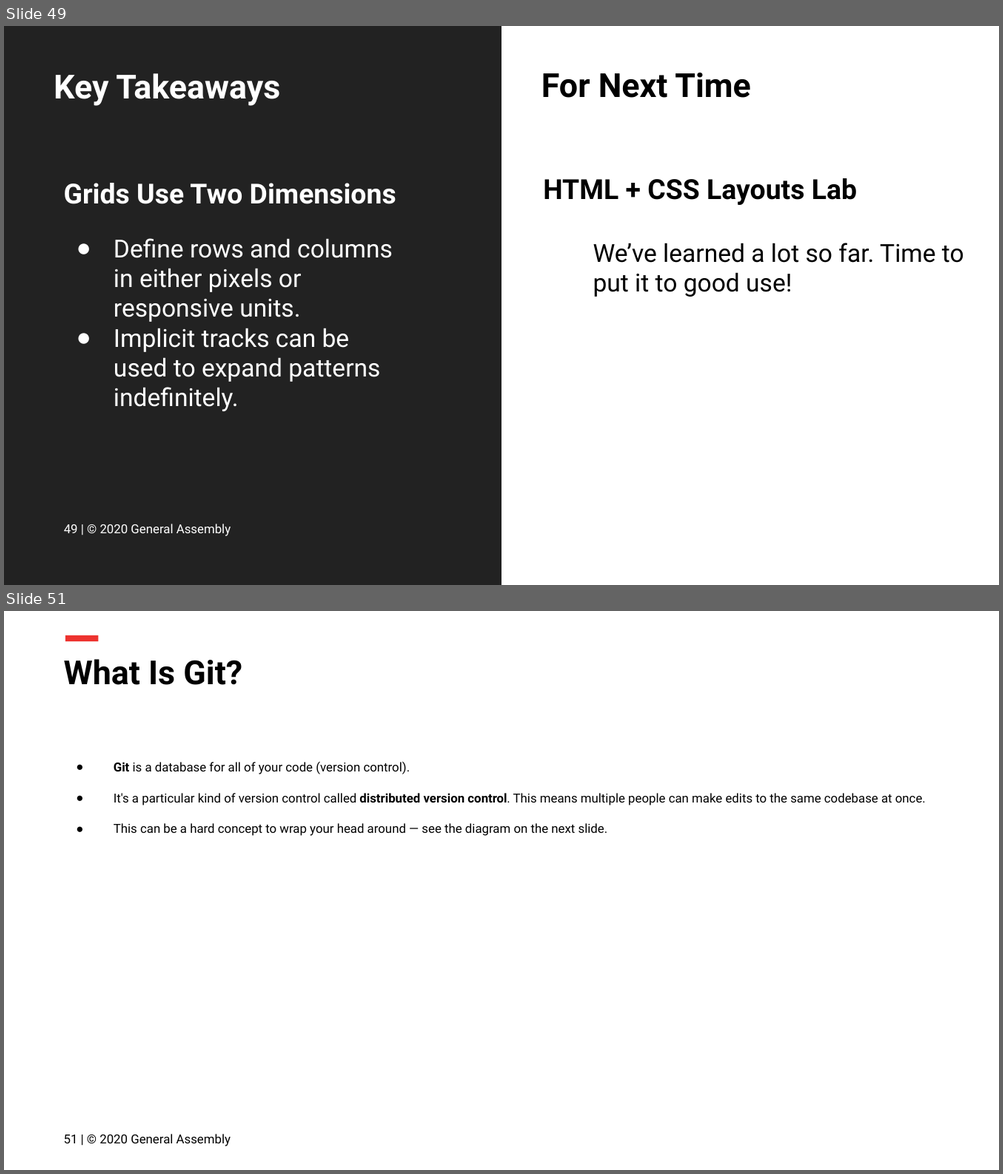
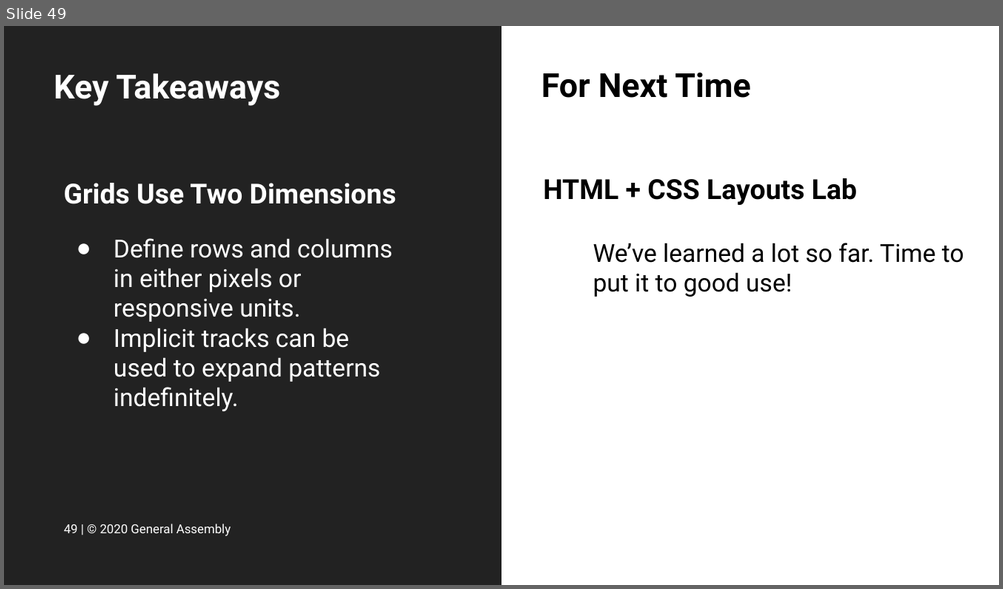
Before and after one commit to FEWD2022/Curriculum011822, a slide deck: Lesson Decks/05 CSS Grid - FEWD 3.2.pptx. Shown one above the other, each under a label of ours: slides 49 and 51 before the commit, slide 49 after it; the slides between them are not shown. The pictures are 1003x1174 and 1003x589 pixels, drawn with LibreOffice and Linux fonts; fonts in the diff are those of the drawing; background and template pictures are left out. Boxes give left, top, right and bottom in pixels: in the first picture for what was removed or moved away, otherwise in the second. Text is boxed around its words. In the diff, an @@ line names an element or a change of style, - is before the commit and + after.

```diff
--- a/Lesson Decks/05 CSS Grid - FEWD 3.2.pptx
+++ b/Lesson Decks/05 CSS Grid - FEWD 3.2.pptx
@@ slide 51 removed at (x1=4, y1=611, x2=999, y2=1170), background #FFFFFF @@
@@ rectangle removed at (x1=65, y1=635, x2=99, y2=641) @@
@@ title removed at (x1=64, y1=659, x2=242, y2=685) @@
-What Is Git?
@@ text removed at (x1=114, y1=761, x2=925, y2=836) @@
-● Git is a database for all of your code (version control).
-● It's a particular kind of version control called distributed version control. This means multiple people can make edits to the same codebase at once.
-● This can be a hard concept to wrap your head around — see the diagram on the next slide.
@@ text removed at (x1=64, y1=1134, x2=231, y2=1147) @@
-51 | © 2020 General Assembly
```
Also in this commit, not shown: 5 other slides removed, 1 other file.
